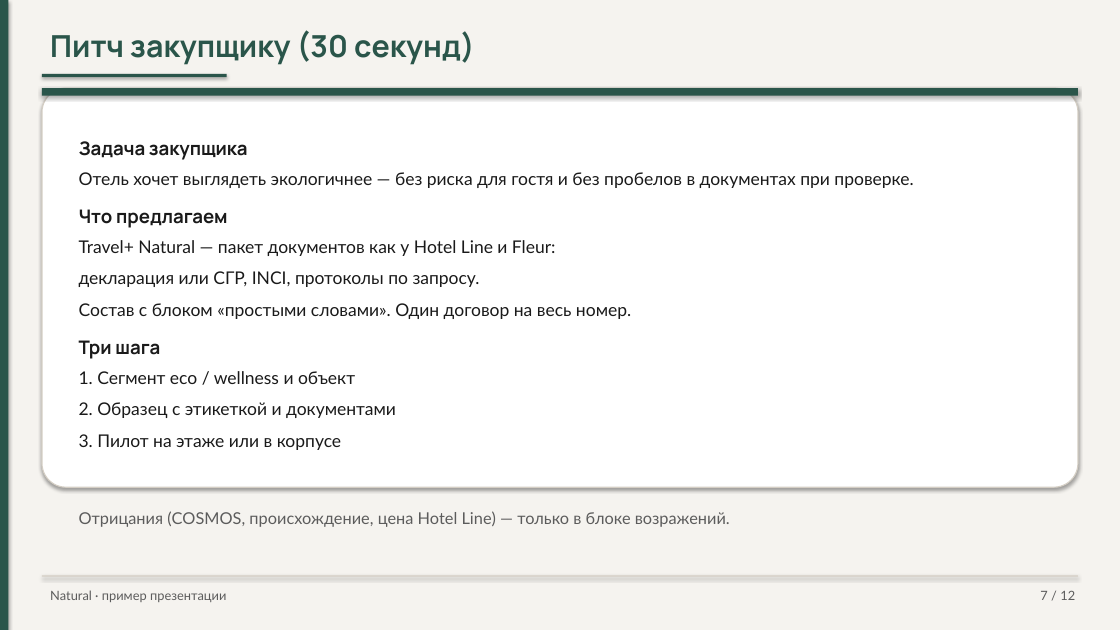
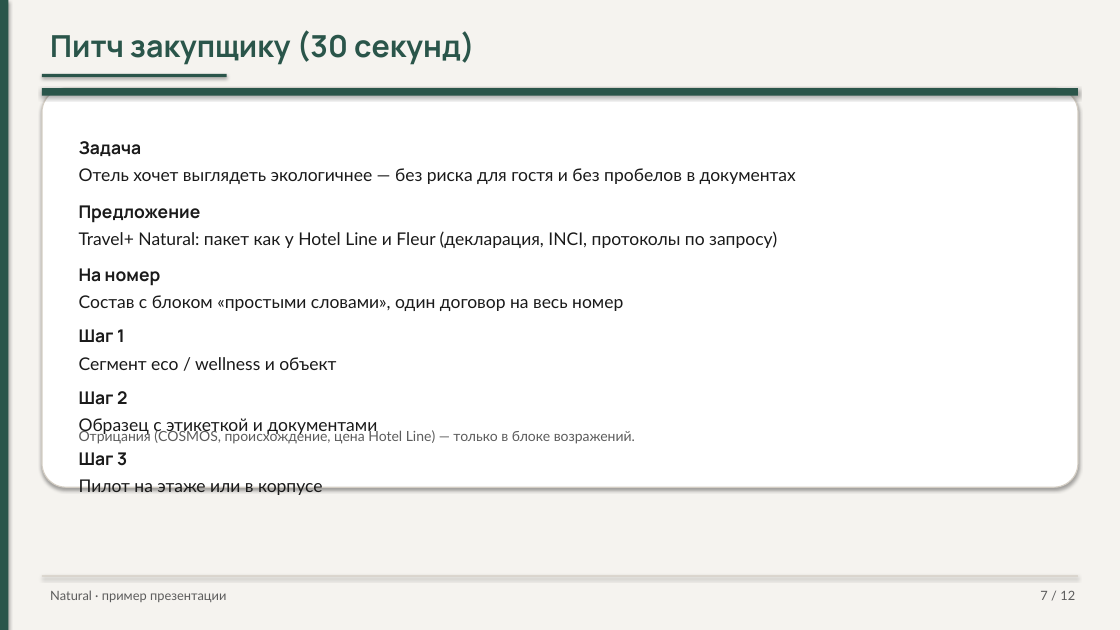
Before and after one commit to pagasbot-coder/Banya-Digital, a slide deck: slide 7 of knowledge-base/presentation-travelplus-interview.pptx. Drawn at 1120x630 pixels with LibreOffice and Linux fonts; fonts in the diff are those of the drawing. Boxes give left, top, right and bottom in pixels: in the first picture for what was removed or moved away, otherwise in the second. Text is boxed around its words. In the diff, an @@ line names an element or a change of style, - is before the commit and + after.

```diff
--- a/knowledge-base/presentation-travelplus-interview.pptx
+++ b/knowledge-base/presentation-travelplus-interview.pptx
@@ text at bbox=[79, 141, 796, 495]: text changed @@
-Задача закупщика
-Отель хочет выглядеть экологичнее — без риска для гостя и без пробелов в документах при проверке.
-Что предлагаем
-Travel+ Natural — пакет документов как у Hotel Line и Fleur:
-декларация или СГР, INCI, протоколы по запросу.
-Состав с блоком «простыми словами». Один договор на весь номер.
-Три шага
-1. Сегмент eco / wellness и объект
-2. Образец с этикеткой и документами
-3. Пилот на этаже или в корпусе
+Задача
+Отель хочет выглядеть экологичнее — без риска для гостя и без пробелов в документах
+Предложение
+Travel+ Natural: пакет как у Hotel Line и Fleur (декларация, INCI, протоколы по запросу)
+На номер
+Состав с блоком «простыми словами», один договор на весь номер
+Шаг 1
+Сегмент eco / wellness и объект
+Шаг 2
+Образец с этикеткой и документами
+Шаг 3
+Пилот на этаже или в корпусе
@@ text "Отрицания (COSMOS, происхождение, цена Hotel ...": place and size @@
-text "Отрицания (COSMOS, происхождение, цена Hotel ..." at bbox=[79, 511, 730, 527]
+text "Отрицания (COSMOS, происхождение, цена Hotel ..." at bbox=[79, 428, 635, 444]
@@ text "Отрицания (COSMOS, происхождение, цена Hotel ..." at bbox=[79, 428, 635, 444]: size 14 to 12 pt @@
```
Also in this commit, not shown: 5 other slides changed, 3 other files.
